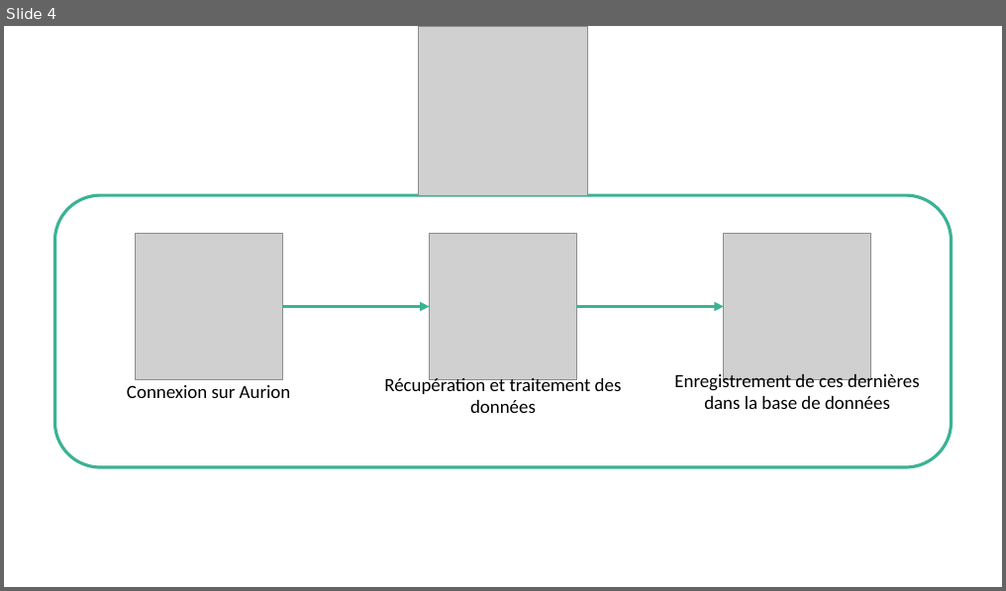
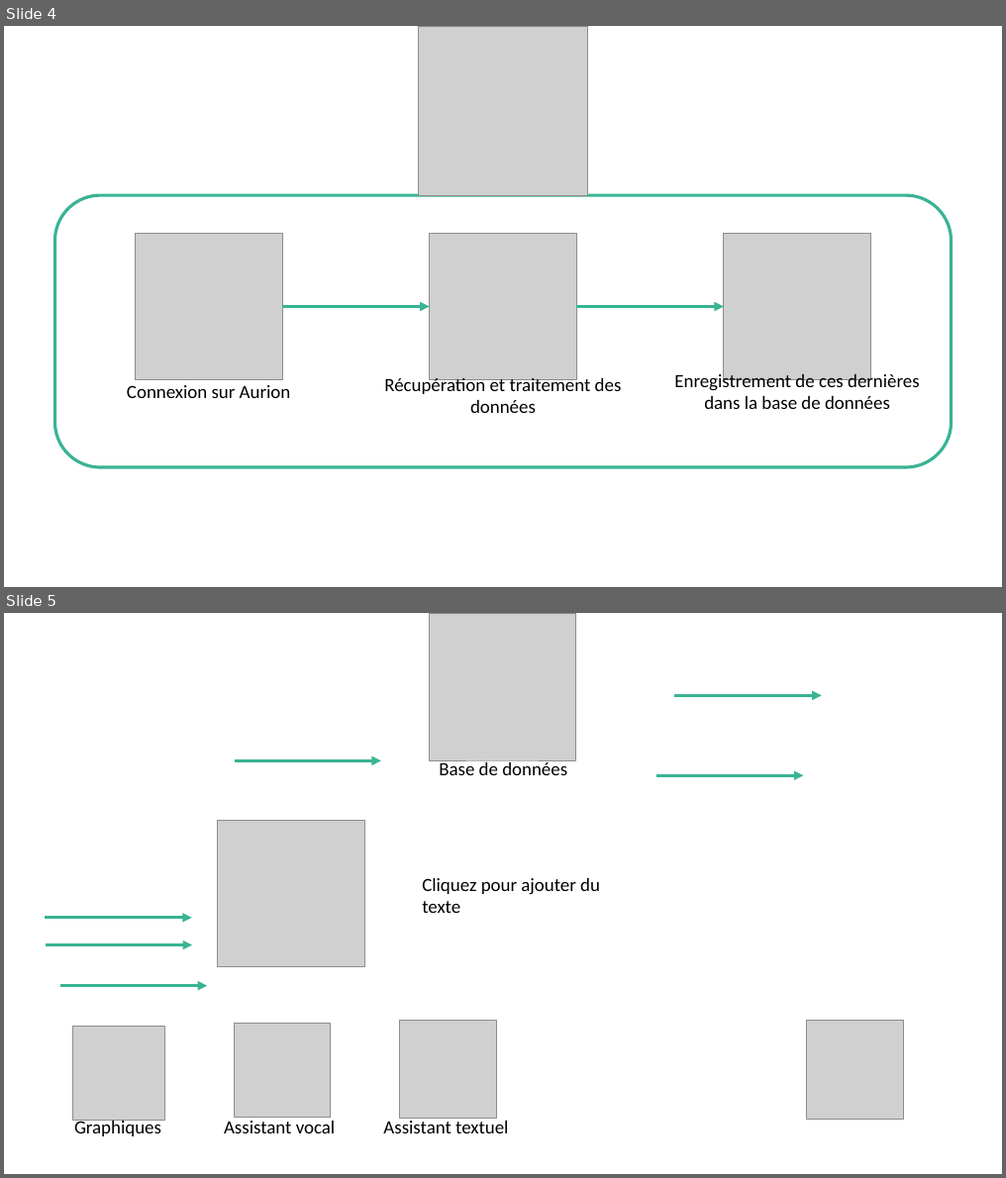
Before and after one commit to hugodemenez/isen-student-portal, a slide deck: presentation/Structure_Projet.pptx. Shown one above the other, each under a label of ours: slide 4 before the commit, slides 4 and 5 after it. The pictures are 1006x591 and 1006x1178 pixels, drawn with LibreOffice and Linux fonts; fonts in the diff are those of the drawing; grey boxes stand for pictures. Boxes give left, top, right and bottom in pixels: in the first picture for what was removed or moved away, otherwise in the second. Text is boxed around its words. In the diff, an @@ line names an element or a change of style, - is before the commit and + after.

```diff
--- a/presentation/Structure_Projet.pptx
+++ b/presentation/Structure_Projet.pptx
@@ slide 5 added at [4,613,1002,1174], background #FFFFFF @@
@@ picture added at [430,613,576,761] @@
@@ arrow added from (675, 695) to (822, 695), #3AB395 3 pt @@
@@ text added at [439,760,567,775], 18 pt, text #000000 @@
+Base de données
@@ arrow added from (235, 761) to (381, 761), #3AB395 3 pt @@
@@ arrow added from (656, 775) to (804, 775), #3AB395 3 pt @@
@@ picture added at [218,820,364,967] @@
@@ text added at [422,878,600,913], 18 pt, text #000000 @@
+Cliquez pour ajouter du texte
@@ arrow added from (46, 918) to (192, 918), #3AB395 3 pt @@
@@ arrow added from (46, 946) to (192, 946), #3AB395 3 pt @@
@@ arrow added from (60, 986) to (207, 986), #3AB395 3 pt @@
@@ picture added at [73,1026,165,1120] @@
@@ picture added at [234,1023,331,1118] @@
@@ picture added at [399,1020,497,1119] @@
@@ picture added at [807,1021,905,1120] @@
@@ text added at [74,1118,161,1137], 18 pt, text #000000 @@
+Graphiques
@@ text added at [224,1121,336,1134], 18 pt, text #000000 @@
+Assistant vocal
@@ text added at [383,1118,508,1134], 18 pt, text #000000 @@
+Assistant textuel
```
Also in this commit, not shown: 5 other files.
